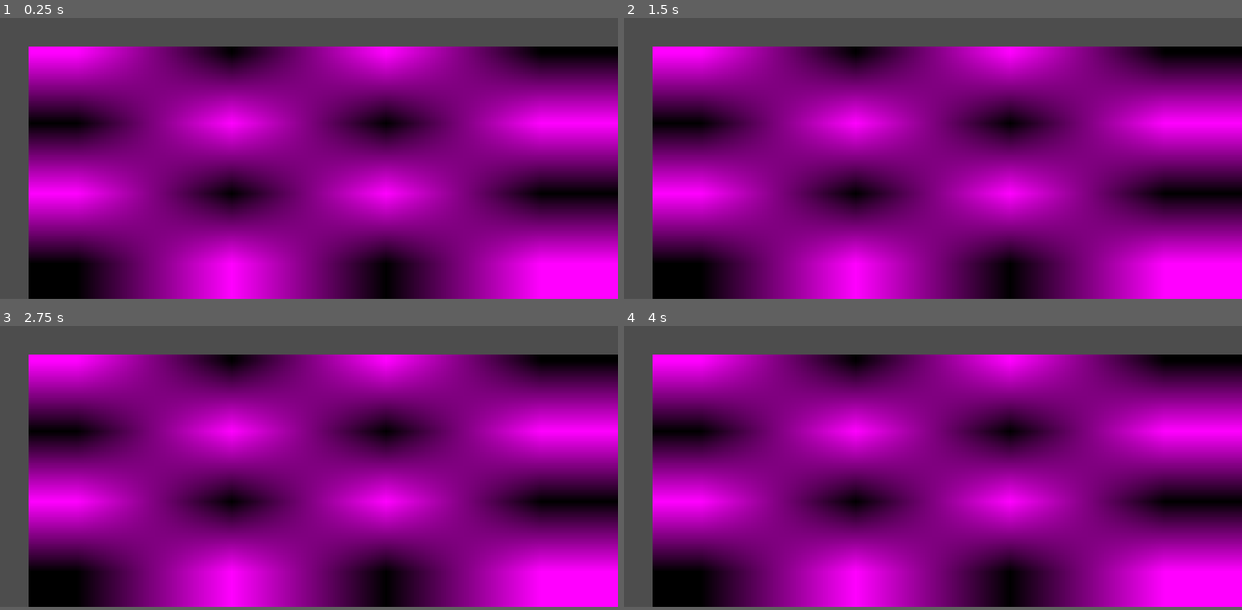
Above: before the commit, frames 1-4 (two rows, left to right).
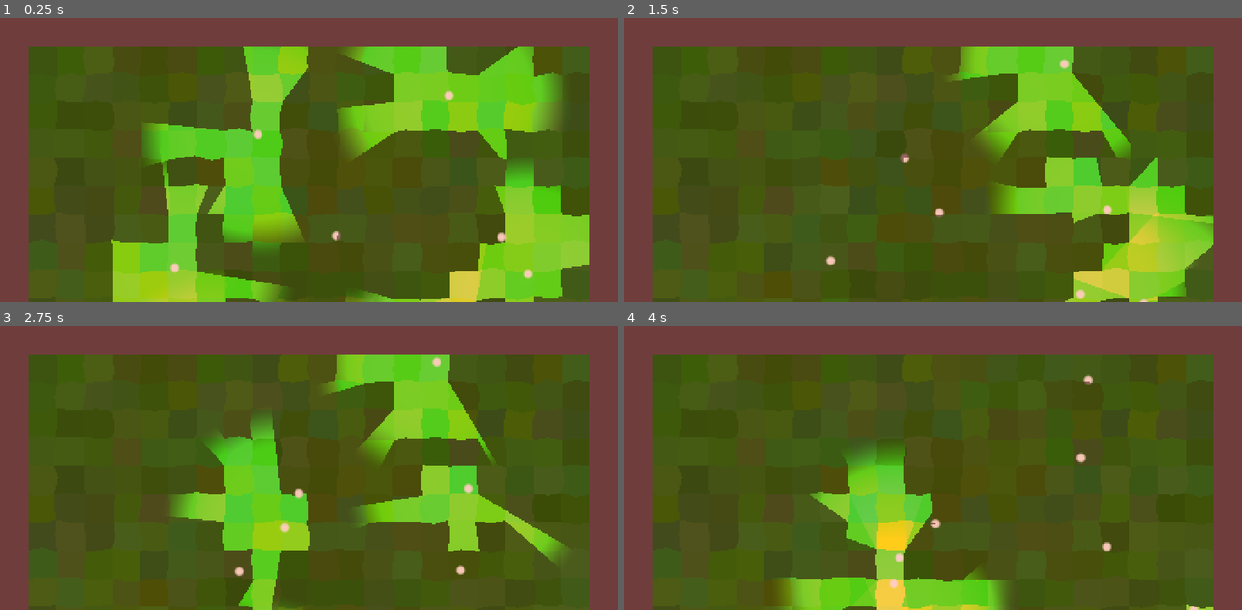
Above: after the commit, the same moments.

Repository: vincent-woelfer/dwarfs-diamonds
Game: Godot game, scene res://scenes/root.tscn
The game is run twice, just before and just after one commit, with the same random seed, the same clock (stepped at 60 frames per second) and the same inputs.
Inputs:
- Up to frame 1 (0.25 s): no input
- Up to frame 2 (1.5 s): hold S (cam_move_down) 0.53-1.28 s; hold Up (ui_up) from 0.53 s (still down); tap A (cam_move_left) at 1.35 s
- Up to frame 3 (2.75 s): keep holding Up (ui_up); hold D (cam_move_right) from 2.03 s (still down)
- Up to frame 4 (4 s): keep holding Up (ui_up); release D (cam_move_right) at 2.78 s; tap W (cam_move_up) at 2.85 s; hold S (cam_move_down) from 3.53 s (still down)
The window is 800x364 before the commit and 800x368 after it. Grey fills any space a smaller window leaves; there, only what the larger window draws over its background counts as a difference.

The runs differ from the first frame. In frame 1, 100% of the frame differs, in the area x 0-100%, y 0-100%; in frame 2, 100%; in frame 3, 100%; in frame 4, 100%.

Commit message:
-- wip --

Diff:
--- a/project.godot
+++ b/project.godot
@@ -35,7 +35,6 @@
 [display]
 
 window/size/viewport_width=1408
-window/size/viewport_height=640
 window/size/mode=3
 window/size/initial_position_type=3
 window/size/borderless=true
--- a/scenes/root.tscn
+++ b/scenes/root.tscn
@@ -25,19 +25,25 @@
 limit_enabled = false
 script = ExtResource("2_twpsu")
 
+[node name="StencilColorRect" type="ColorRect" parent="Camera"]
+z_index = 1
+material = SubResource("ShaderMaterial_jh1ax")
+anchors_preset = 15
+anchor_right = 1.0
+anchor_bottom = 1.0
+offset_left = -704.0
+offset_top = -324.0
+offset_right = 704.0
+offset_bottom = 324.0
+grow_horizontal = 2
+grow_vertical = 2
+
 [node name="StencilViewport" type="SubViewport" parent="."]
 disable_3d = true
 transparent_bg = true
 canvas_cull_mask = 4293918722
 size = Vector2i(1408, 640)
+size_2d_override = Vector2i(1408, 640)
+size_2d_override_stretch = true
+render_target_update_mode = 4
 script = ExtResource("3_lrqlo")
-
-[node name="StencilColorRect" type="ColorRect" parent="."]
-top_level = true
-visibility_layer = 3
-material = SubResource("ShaderMaterial_jh1ax")
-anchors_preset = 15
-anchor_right = 1.0
-anchor_bottom = 1.0
-grow_horizontal = 2
-grow_vertical = 2
--- a/shaders/StencilPostProcess.gdshader
+++ b/shaders/StencilPostProcess.gdshader
@@ -11,8 +11,8 @@
 
 // uniform bool highlight = true;
 
-uniform sampler2D SCREEN_TEXTURE : hint_screen_texture;
-uniform sampler2D MASK_TEXTURE;
+uniform sampler2D SCREEN_TEXTURE : hint_screen_texture, repeat_disable;
+uniform sampler2D MASK_TEXTURE: repeat_disable, filter_nearest;
 
 void fragment() {
     // Get UV in world space
@@ -21,7 +21,7 @@
     vec4 screen_color = texture(SCREEN_TEXTURE, uv);
     vec4 mask_color = texture(MASK_TEXTURE, uv);
 
-    bool highlight = (mask_color.g > 0.5);
+    bool highlight = (mask_color.r > 0.5);
 
     // Correct for aspect ratio for stripses only
     float aspect = SCREEN_PIXEL_SIZE.x / SCREEN_PIXEL_SIZE.y;
@@ -32,7 +32,8 @@
     float stripe = floor(mod(w * divisions, stripe_bias));
     vec4 highlight_color = (stripe < 0.5) ? screen_color : color_stripe;
 
+    // COLOR = mask_color;
 	// COLOR = (highlight) ? highlight_color : screen_color;
-    // COLOR = vec4(1,1,1,1);
-    COLOR = mask_color;
+    // COLOR = vec4(1,0,1,1);
+    COLOR = mix(screen_color, vec4(1,0,0,1), 0.2);
 }
